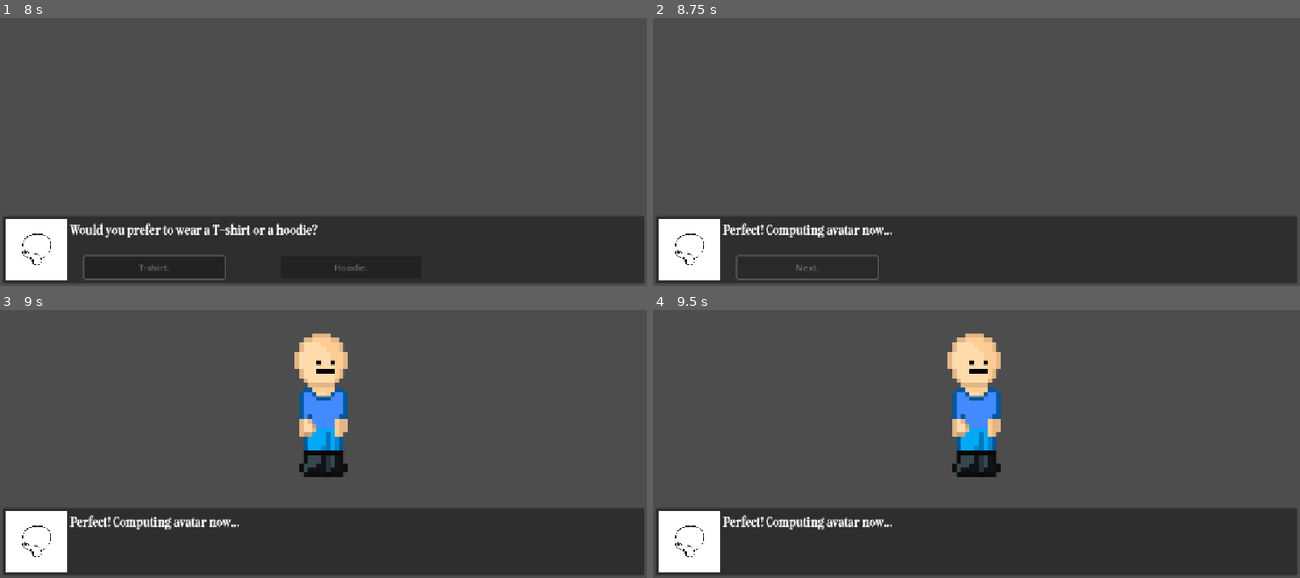
Above: before the commit, frames 1-4 (two rows, left to right).
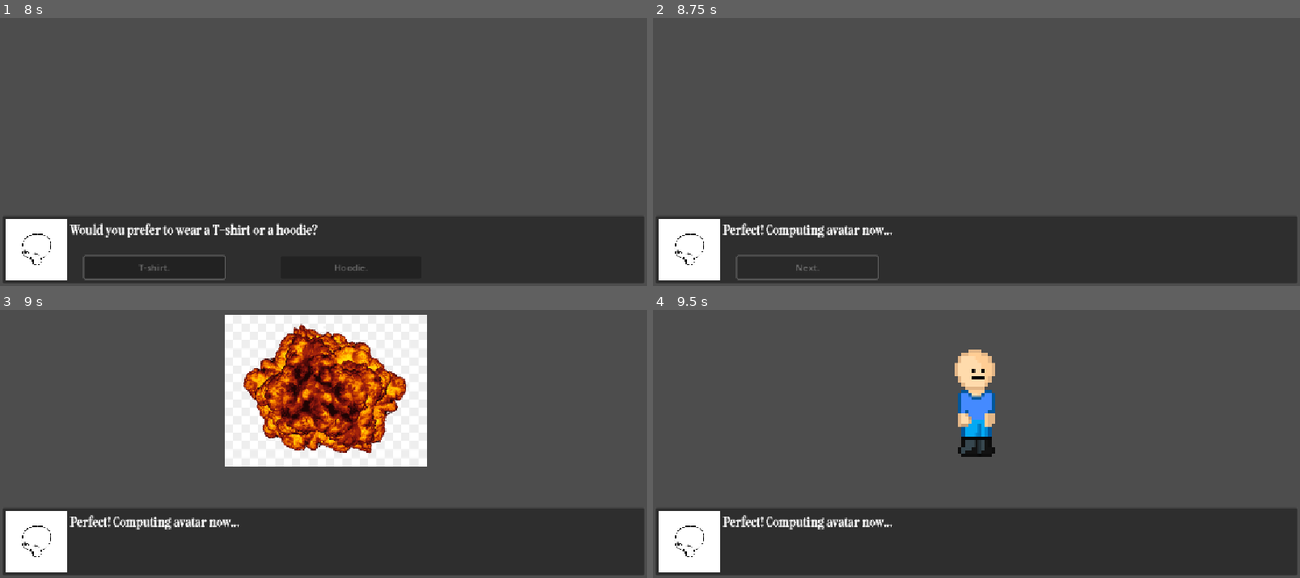
Above: after the commit, the same moments.

Repository: rffhtan/dialogue-charactercustomizer
Game: Godot game, scene res://dialogue.tscn
Two runs of this game, one before a commit and one after it. Both use one fixed random seed, a clock stepped at 60 frames per second and the inputs below.
Inputs (mouse positions are in pixels of both pictures, inside the frame that each line leads up to):
- Up to frame 1 (8 s): tap Enter (ui_accept) at 0.5, 0.77, 4.25, 7.25 s; move the mouse to (465, 85) at 0.52 s; hold Right 0.53-1.25 s; tap Alt at 0.6, 7.35 s; click (465, 85) at 0.67 s; click "That's your name?" at 1.25 s; click "No, it's just... strange" at 2 s; click "Next." at 2.75 s; click "Next." at 3.5 s; drag from (355, 237) to (291, 176) at 4.27 s; click "Lighter." at 5 s; click "Yes." at 5.75 s; click "Vanilla stuff." at 6.5 s; move the mouse to (388, 23) at 7.27 s; hold Right from 7.28 s (still down)
- Up to frame 2 (8.75 s): release Right at 8 s; click "T-shirt." at 8 s
- Up to frame 3 (9 s): tap Enter (ui_accept) at 8.75 s; drag from (291, 468) to (129, 342) at 8.77 s
- Up to frame 4 (9.5 s): no input

Frames 1-2 are identical in both runs. In frame 3, 18% of the frame differs, in the area x 34-66%, y 1-63%; in frame 4, 2.5%.

Commit message:
EXPLOSION
cool reveal effect for your character at the end!! finishing up with the actual character code to character thing

Diff:
--- /dev/null
+++ b/basic-dialogue-engine-+-character-customization/audio_stream_player_2d.gd
@@ -0,0 +1,11 @@
+extends AudioStreamPlayer2D
+
+
+# Called when the node enters the scene tree for the first time.
+func _ready() -> void:
+	pass # Replace with function body.
+
+
+# Called every frame. 'delta' is the elapsed time since the previous frame.
+func _process(delta: float) -> void:
+	pass
--- /dev/null
+++ b/basic-dialogue-engine-+-character-customization/avatar.gd
@@ -0,0 +1,11 @@
+extends Node
+@export var charactercode : int = 00000
+
+# Called when the node enters the scene tree for the first time.
+func _ready() -> void:
+	pass # Replace with function body.
+
+
+# Called every frame. 'delta' is the elapsed time since the previous frame.
+func _process(delta: float) -> void:
+	pass
--- /dev/null
+++ b/basic-dialogue-engine-+-character-customization/default_bus_layout.tres
@@ -0,0 +1,9 @@
+[gd_resource type="AudioBusLayout" format=3 uid="uid://ceh7m2ekw7sdo"]
+
+[resource]
+bus/1/name = &"New Bus"
+bus/1/solo = false
+bus/1/mute = false
+bus/1/bypass_fx = false
+bus/1/volume_db = 0.0
+bus/1/send = &"Master"
--- a/basic-dialogue-engine-+-character-customization/dialogue.tscn
+++ b/basic-dialogue-engine-+-character-customization/dialogue.tscn
@@ -16,6 +16,8 @@
 [ext_resource type="Script" uid="uid://bf5cui5hrhfix" path="res://node.gd" id="14_6fyao"]
 [ext_resource type="Texture2D" uid="uid://bcp1ac2s05bma" path="res://assets/pixil-layer-1.png" id="15_mywgf"]
 [ext_resource type="Texture2D" uid="uid://5ufdc0vsi1eo" path="res://assets/png-transparent-explosion-explosion-food-effect-explosion-thumbnail.png" id="16_6fyao"]
+[ext_resource type="Script" uid="uid://b0kv6osx43jo1" path="res://explosio.gd" id="17_mywgf"]
+[ext_resource type="Script" uid="uid://dimkhx1fcmm0x" path="res://audio_stream_player_2d.gd" id="18_3ff0t"]
 
 [node name="Dialogue_Engine" type="Control"]
 layout_mode = 3
@@ -120,7 +122,7 @@
 script = ExtResource("12_1lttb")
 
 [node name="body" type="Sprite2D" parent="."]
-scale = Vector2(0.8, 0.8)
+scale = Vector2(0.6, 0.6)
 texture = ExtResource("13_5mesi")
 region_enabled = true
 script = ExtResource("14_6fyao")
@@ -129,10 +131,18 @@
 visible = false
 texture = ExtResource("15_mywgf")
 
-[node name="TextureRect" type="TextureRect" parent="body/hair"]
-offset_right = 40.0
-offset_bottom = 40.0
+[node name="TextureRect" type="TextureRect" parent="."]
+layout_mode = 0
+offset_left = -176.0
+offset_top = -145.0
+offset_right = 184.0
+offset_bottom = 125.0
 texture = ExtResource("16_6fyao")
+script = ExtResource("17_mywgf")
+
+[node name="AudioStreamPlayer2D" type="AudioStreamPlayer2D" parent="."]
+position = Vector2(-176, -145)
+script = ExtResource("18_3ff0t")
 
 [connection signal="pressed" from="options/option" to="options/option" method="_button_pressed"]
 [connection signal="pressed" from="options/option2" to="options/option2" method="_button_pressed"]
--- a/basic-dialogue-engine-+-character-customization/explosio.gd
+++ b/basic-dialogue-engine-+-character-customization/explosio.gd
@@ -1,11 +1,25 @@
 extends TextureRect
-
+@onready var explode = get_node("/root/Dialogue_Engine/AudioStreamPlayer2D")
 
 # Called when the node enters the scene tree for the first time.
 func _ready() -> void:
+	print(explode)
+	explode.stream = load("res://assets/dragon-studio-loud-explosion-425457.mp3")
+	hide()
 	pass # Replace with function body.
 
 
 # Called every frame. 'delta' is the elapsed time since the previous frame.
 func _process(delta: float) -> void:
-	pass
+	if dialogueid.dialogueid == 18 :
+		show()
+		if not explode.playing :
+			explode.play(0.0)
+		await get_tree().create_timer(0.5).timeout
+		modulate.a = 0.75
+		await get_tree().create_timer(0.05).timeout
+		modulate.a = 0.5
+		await get_tree().create_timer(0.05).timeout
+		modulate.a = 0.25
+		modulate.a = 0
+		dialogueid.dialogueid = 19
--- a/basic-dialogue-engine-+-character-customization/key.gd
+++ b/basic-dialogue-engine-+-character-customization/key.gd
@@ -5,7 +5,7 @@
 var options2 : Array
 var d = {1 : ["Hello! I am Place Holder."], 2 : ["Yeah? You got a problem?"], 3 : ["Strange? It's ethnic. German."], 4  …(772 unchanged characters)…
 var o = {1 : ["That's your name?"], 2 : ["No, it's just... strange", "Not at all.", "sorry"], 3 : ["Next."], 4 : ["Next …(389 unchanged characters)…
-var o2 = { 1 : [2], 2 : [3, 4, 4], 3 : [5], 4 : [5], 5 : [6], 6 : [7], 7 : [8, 8], 8 : [9, 12], 9 : [15, 10], 10 : [11, 11, 11], 11 : [15], 12 : [13, 13, 13], 13 : [14, 14], 14 : [15, 15, 15], 15 : [16], 16 : [17], 17 : [18]}
+var o2 = { 1 : [2], 2 : [3, 4, 4], 3 : [5], 4 : [5], 5 : [6], 6 : [7], 7 : [8, 8], 8 : [9, 12], 9 : [15, 10], 10 : [11, 11, 11], 11 : [15], 12 : [13, 13, 13], 13 : [14, 14], 14 : [15, 15, 15], 15 : [16], 16 : [17, 17], 17 : [18]}
 # Called when the node enters the scene tree for the first time.
 func _ready() -> void:
 	engine.dialogue_started.connect(_dialogue)
--- a/basic-dialogue-engine-+-character-customization/option.gd
+++ b/basic-dialogue-engine-+-character-customization/option.gd
@@ -11,6 +11,8 @@
 func _button_pressed():
 	if  manager.o2.has(dialogueid.dialogueid) and ((manager.o2[dialogueid.dialogueid])).size() >= 1 :
 		dialogueid.dialogueid = ((manager.o2[dialogueid.dialogueid])[0])
+	if dialogueid.dialogueid == 7 :
+		pass
 
 func _options():
 	if  manager.o.has(dialogueid.dialogueid) and (manager.o[dialogueid.dialogueid]).size() >= (1):
--- a/basic-dialogue-engine-+-character-customization/project.godot
+++ b/basic-dialogue-engine-+-character-customization/project.godot
@@ -19,6 +19,7 @@
 
 dialogueid="*res://dialogueid.gd"
 key="*res://key.gd"
+avatar="*res://avatar.gd"
 
 [display]
 
Not shown, added: basic-dialogue-engine-+-character-customization/assets/dragon-studio-loud-explosion-425457.mp3.import
Not shown, added: basic-dialogue-engine-+-character-customization/assets/soundreality-explosion-fx-343683.mp3.import
Not shown, added: basic-dialogue-engine-+-character-customization/audio_stream_player_2d.gd.uid
Not shown, added: basic-dialogue-engine-+-character-customization/avatar.gd.uid
Not shown: 1 places in basic-dialogue-engine-+-character-customization/dialogue.tscn that only renumber resources
Not shown, added: basic-dialogue-engine-+-character-customization/assets/dragon-studio-loud-explosion-425457.mp3
Not shown, added: basic-dialogue-engine-+-character-customization/assets/soundreality-explosion-fx-343683.mp3
